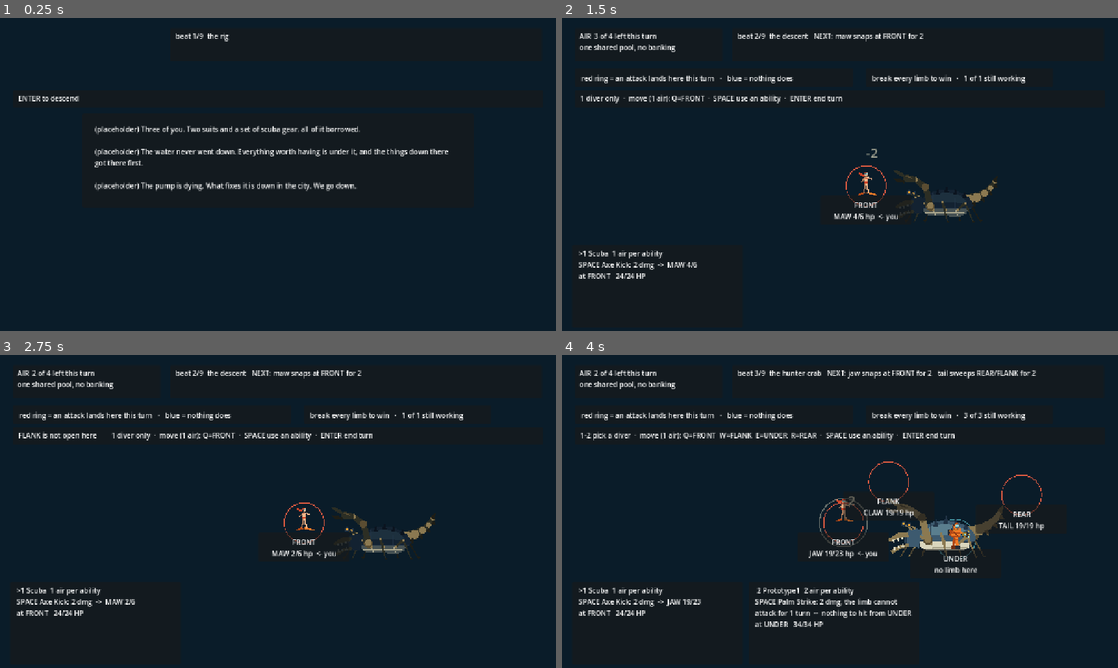
Above: before the commit, frames 1-4 (two rows, left to right).
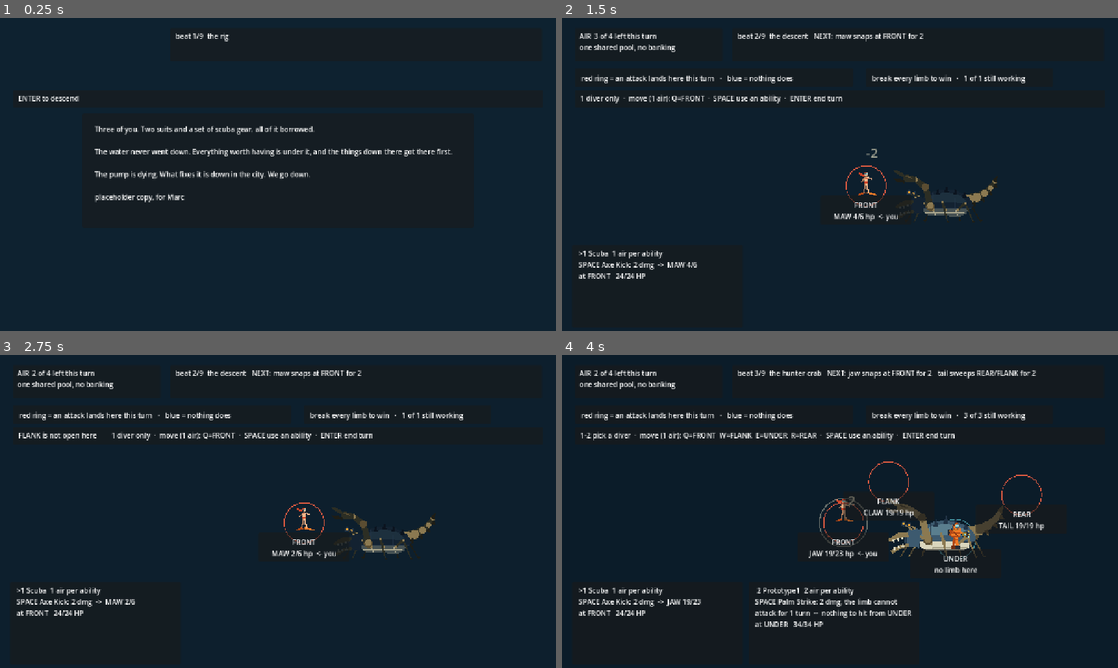
Above: after the commit, the same moments.

Repository: ImmortalDemonGod/salvage
Game: Godot game, scene res://game/main.tscn
Same seed, same stepped clock (60 frames per second), same inputs: the game is played once before the commit and once after it.
Inputs:
- Up to frame 1 (0.25 s): no input
- Up to frame 2 (1.5 s): tap Enter at 0.5 s; hold W 0.53-1.28 s; tap 1 at 0.6 s; tap Space at 0.77 s; tap 2 at 1.35 s
- Up to frame 3 (2.75 s): tap Space at 1.52 s; hold W from 2.03 s (still down); tap 3 at 2.1 s
- Up to frame 4 (4 s): tap Space at 2.75, 3.02, 3.77 s; tap 4 at 2.85 s; release W at 3.53 s; tap Q at 3.6 s

The runs differ from the first frame. In frame 1, 2.7% of the frame differs, in the area x 17-82%, y 34-59%; in frame 2, less than 0.1%; in frame 3, less than 0.1%; in frame 4, less than 0.1%.

Commit message:
let the copy land, and let the water get darker
Two things a playtest review called cheap and high value, and it was right
about both.

Every story line began with the literal string "(placeholder)", on five of
nine screens, which "stops good copy from landing" and reads as a broken
build rather than a prototype. The marking exists so Marc can find every
line he owns, and that job is done by the SOURCE, not by branding each
sentence on screen. The lines now read clean and the panel says once,
underneath, that the copy is placeholder and whose it is.

Moving the marker off the screen means it can rot silently, so
verify/teach.gd now holds the contract up: every story line in the ladder
must carry the marker in source, because that is how Marc searches for
them. 8 of 8 marked.

And nine beats of descending were all the same colour: beat 2 and beat 9
were pixel-identical backgrounds. The water now darkens and cools with
depth, read off the beat index. Free escalation that costs no content.

Diff:
--- a/game/main.gd
+++ b/game/main.gd
@@ -92,7 +92,7 @@
 # panel from being laid straight over the puzzle.
 const LOCK_RECT := Rect2(300, 214, 640, 400)
 const SCENE_PANEL_AT := Vector2(190, 220)
-const SCENE_PANEL_SIZE := Vector2(900, 216)
+const SCENE_PANEL_SIZE := Vector2(900, 262)
 
 func place(i: int) -> Vector2:
 	if combat != null:
@@ -385,8 +385,14 @@
 			if String(l.role) == "controls":
 				controls = String(l.text)
 			else:
-				body.append(String(l.text))
+				body.append(String(l.text).replace("(placeholder) ", ""))
+		var marked := false
+		for l2 in lines:
+			if String(l2.get("text", "")).begins_with("(placeholder)"):
+				marked = true
 		ui_scene.text = "\n\n".join(body)
+		if marked:
+			ui_scene.text += "\n\nplaceholder copy, for Marc"
 		ui_scene.get_parent().visible = body.size() > 0
 		ui_help.text = controls
 		queue_redraw()
@@ -680,12 +686,24 @@
 	_valve_dot(Vector2(x + 150, top + tall + 60), "2", p.valve[1], p.reachable(1))
 	_valve_dot(Vector2(x + wide - 40, top + tall - 30), "3", p.valve[p.SEIZED], p.reachable(p.SEIZED))
 
+# how deep we are, 0 at the rig and 1 at the bottom
+func _depth() -> float:
+	var n: int = Beats.LADDER.size()
+	if n <= 1:
+		return 0.0
+	return clampf(float(run.beat) / float(n - 1), 0.0, 1.0)
+
+func _water() -> Color:
+	var d: float = _depth()
+	return Color(0.055, 0.135, 0.190).lerp(Color(0.014, 0.035, 0.070), d)
+
 func _draw() -> void:
 	# Paint the ACTUAL rect, not the design size. With stretch/expand the
 	# viewport grows past 720 and anything beyond it was left unpainted,
 	# which is the flat grey band a visual reviewer flagged as the game
 	# failing to fill its window.
-	draw_rect(Rect2(Vector2.ZERO, size.max(DESIGN)), Color(0.04, 0.11, 0.16))
+	draw_rect(Rect2(Vector2.ZERO, size.max(DESIGN)), _water())
+	# the lock is inside the wreck, so it is lit by what you brought
 	if run != null and run.puzzle != null:
 		_draw_lock(run.puzzle)
 		return
--- a/verify/teach.gd
+++ b/verify/teach.gd
@@ -19,6 +19,26 @@
 # order. Every diver handed over its whole kit on beat one before this, and
 # nothing noticed, because "the ability exists" and "the ability is yours
 # yet" are different statements and only the first was ever tested.
+# Story copy is placeholder-marked so Marc can find every line he owns. The
+# screen no longer prints the marker on each line, because branding every
+# sentence "(placeholder)" stopped the copy landing, so the contract now
+# lives only in the source and needs holding up.
+func check_placeholders() -> void:
+	var unmarked: Array = []
+	var marked := 0
+	for beat in Beats.LADDER:
+		for l in beat.get("lines", []):
+			if String(l.get("role", "")) == "controls":
+				continue
+			var t := String(l.get("text", ""))
+			if t.begins_with("(placeholder)"):
+				marked += 1
+			else:
+				unmarked.append("%s: %s" % [String(beat.id), t.substr(0, 46)])
+	for u in unmarked:
+		fail("UNMARKED STORY LINE: %s -- Marc finds his lines by searching for the marker, and this one is invisible to that search" % u)
+	print("copy       %d story line(s), all placeholder-marked in source" % marked)
+
 func check_earned() -> void:
 	var r := Run.new()
 	var seen: Array = []          # [beat id, widest kit on offer]
@@ -62,6 +82,7 @@
 		findings.append(s)
 
 func _init() -> void:
+	check_placeholders()
 	check_earned()
 	var taught: Array = []
 	var rows: Array = []
